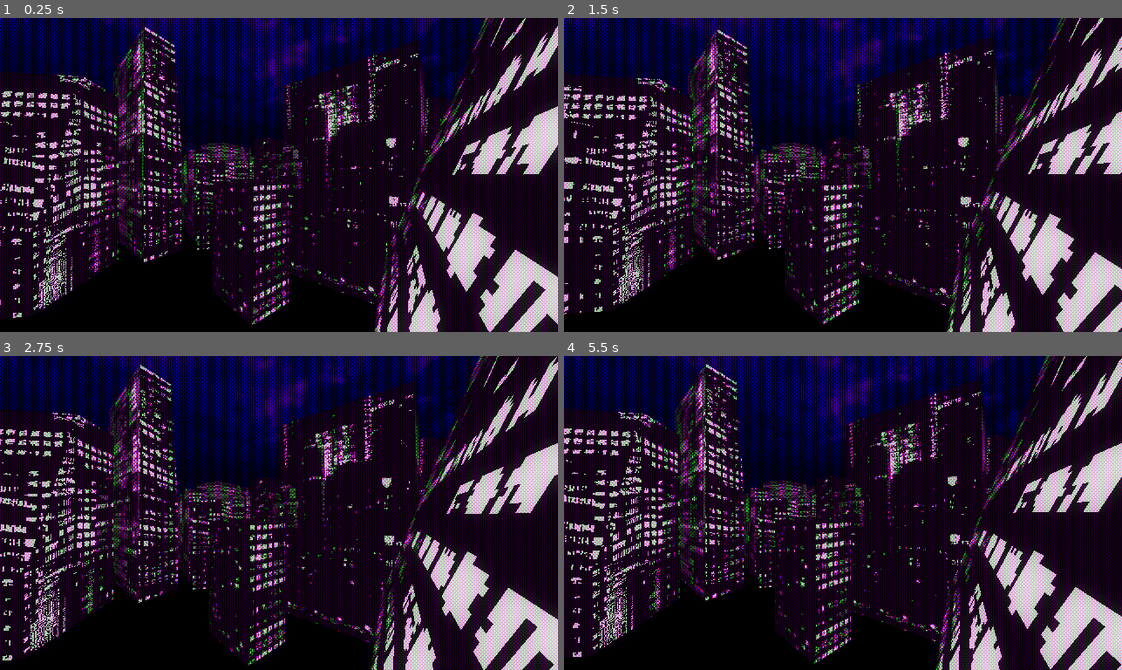
Above: before the commit, frames 1-4 (two rows, left to right).
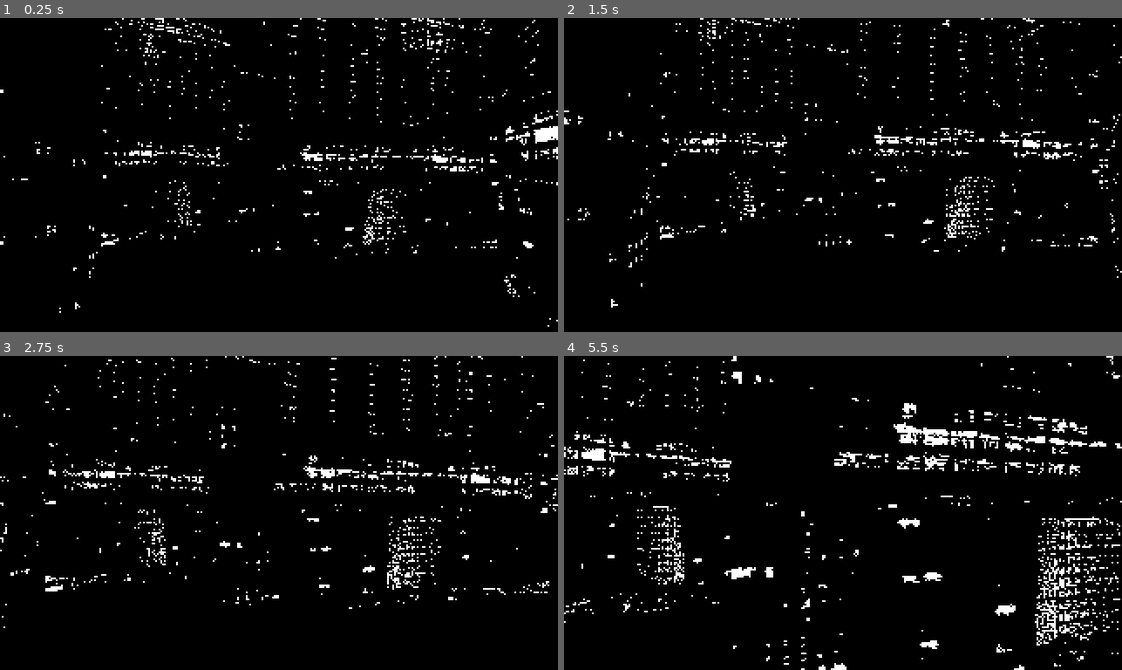
Above: after the commit, the same moments.

Repository: KayEntry17/LapsusSomnii
Game: Godot game, scene res://testing/ssc.tscn
Same seed, same stepped clock (60 frames per second), same inputs: the game is played once before the commit and once after it. The project has no main scene, so this scene is started directly.
Inputs (mouse positions are in pixels of both pictures, inside the frame that each line leads up to):
- Up to frame 1 (0.25 s): no input
- Up to frame 2 (1.5 s): tap Enter (ui_accept) at 0.5, 0.77, 1.07 s; move the mouse to (870, 175) at 0.52 s; hold Up (ui_up) from 0.53 s (still down); tap Alt at 0.6 s; move the mouse to (815, 175) at 1.27 s; tap Shift at 1.35 s
- Up to frame 3 (2.75 s): keep holding Up (ui_up); tap Enter (ui_accept) at 1.52, 1.82 s; move the mouse to (290, 506) at 2.02 s; tap Alt at 2.1 s
- Up to frame 4 (5.5 s): keep holding Up (ui_up); move the mouse to (837, 519) at 2.77 s; tap Shift at 2.85, 4.35 s; tap Enter (ui_accept) at 3.02, 3.32, 3.77, 4.07, 4.52, 4.82 s; move the mouse to (887, 516) at 3.52 s; tap Alt at 3.6, 5.1 s; move the mouse to (798, 509) at 4.27 s; move the mouse to (848, 513) at 5.02 s

The runs differ from the first frame. In frame 1, 53% of the frame differs, in the area x 0-100%, y 0-100%; in frame 2, 53%; in frame 3, 54%; in frame 4, 54%.

Commit message:
more modular shaders
rewrote shaders to support resolution adjustments and added auto resizing based on the viewport aspect

Diff:
--- a/project.godot
+++ b/project.godot
@@ -20,7 +20,7 @@
 window/size/viewport_height=360
 window/size/mode=3
 window/stretch/mode="canvas_items"
-window/stretch/scale_mode="integer"
+window/stretch/aspect="ignore"
 
 [editor_plugins]
 
--- a/testing/character_body_3d.gd
+++ b/testing/character_body_3d.gd
@@ -19,18 +19,21 @@
 var jump_vel: Vector3 # Jumping velocity
 
 @export var camera: Camera3D
-
+var cameraposbase
 func _ready() -> void:
 	capture_mouse()
+	cameraposbase=camera.global_position-global_position
 
 func _unhandled_input(event: InputEvent) -> void:
 	if event is InputEventMouseMotion:
 		look_dir = event.relative * 0.001
 		if mouse_captured: _rotate_camera()
 func _physics_process(delta: float) -> void:
+
 	if Input.is_action_just_pressed("ui_accept"): jumping = true
 	velocity = _walk(delta) + _gravity(delta) + _jump(delta)
 	move_and_slide()
+	camera.global_position=cameraposbase+global_position
 
 func capture_mouse() -> void:
 	Input.set_mouse_mode(Input.MOUSE_MODE_CAPTURED)
--- a/testing/lpmat/Material.001.tres
+++ b/testing/lpmat/Material.001.tres
@@ -7,4 +7,4 @@
 cull_mode = 2
 shading_mode = 0
 albedo_texture = ExtResource("1_ys4ly")
-texture_filter = 2
+texture_filter = 0
--- a/testing/noised.gdshader
+++ b/testing/noised.gdshader
@@ -6,7 +6,7 @@
 uniform vec4 col2:source_color;
 uniform float brightness=0.;
 uniform float dithersp=0.;
-
+uniform vec2 resolution=vec2(640,360);
 void vertex() {
 	// Called for every vertex the material is visible on.
 }
@@ -19,7 +19,7 @@
 	//scp=vec2(1./scp.r,1./scp.g);
 	vec2 scuv=UV;
 	//vec2 scuv=vec2((SCREEN_UV.x/UV.x)*fract(UV.x),(SCREEN_UV.y/UV.y)*fract(UV.y));
-	vec2 res=vec2(640,360);
+	vec2 res=resolution;
 	vec2 trscuv=floor(SCREEN_UV*res)/res;
 	scuv=scuv*screennorm;
 	scuv=mod(scuv,vec2(1));
--- a/testing/ssc.tscn
+++ b/testing/ssc.tscn
@@ -1,9 +1,11 @@
-[gd_scene load_steps=15 format=3 uid="uid://bgemhpycsyrjm"]
+[gd_scene load_steps=26 format=3 uid="uid://bgemhpycsyrjm"]
 
 [ext_resource type="Texture2D" uid="uid://drrndy5qmavoc" path="res://testing/sky.png" id="1_fdd00"]
 [ext_resource type="PackedScene" uid="uid://bjr32q6qdtf2w" path="res://testing/slopccityexp.tscn" id="2_8ke5f"]
 [ext_resource type="Shader" uid="uid://ca6elh61itoqd" path="res://testing/crtt.gdshader" id="3_8ke5f"]
 [ext_resource type="Script" uid="uid://b256012yurlsn" path="res://testing/character_body_3d.gd" id="4_er7rn"]
+[ext_resource type="Shader" uid="uid://t71mxue8ftqq" path="res://testing/noised.gdshader" id="5_xivhn"]
+[ext_resource type="Script" uid="uid://dkqoklohbhby5" path="res://testing/texture_rect_3.gd" id="6_yo01q"]
 
 [sub_resource type="PanoramaSkyMaterial" id="PanoramaSkyMaterial_er7rn"]
 panorama = ExtResource("1_fdd00")
@@ -27,6 +29,9 @@
 shading_mode = 0
 albedo_color = Color(0.033514947, 0.0031356432, 0.040036183, 1)
 
+[sub_resource type="ConcavePolygonShape3D" id="ConcavePolygonShape3D_er7rn"]
+data = PackedVector3Array(1000, 0, 1000, -1000, 0, 1000, 1000, 0, -1000, -1000, 0, 1000, -1000, 0, -1000, 1000, 0, -1000)
+
 [sub_resource type="ViewportTexture" id="ViewportTexture_er7rn"]
 viewport_path = NodePath("CharacterBody3D/SubViewport")
 
@@ -36,7 +41,7 @@
 shader_parameter/tex = SubResource("ViewportTexture_er7rn")
 shader_parameter/mask_type = 5
 shader_parameter/curve = 0.0
-shader_parameter/color_offset = 0.004000023939999986
+shader_parameter/color_offset = 0.00400002393999998
 shader_parameter/mask_brightness = 0.9230000438425
 shader_parameter/aspect = 0.75
 
@@ -45,11 +50,45 @@
 
 [sub_resource type="CapsuleShape3D" id="CapsuleShape3D_gqg8v"]
 
-[sub_resource type="StandardMaterial3D" id="StandardMaterial3D_xivhn"]
-transparency = 2
-alpha_scissor_threshold = 0.5
-alpha_antialiasing_mode = 0
-albedo_color = Color(1, 1, 1, 0)
+[sub_resource type="Gradient" id="Gradient_udk60"]
+
+[sub_resource type="GradientTexture1D" id="GradientTexture1D_xivhn"]
+gradient = SubResource("Gradient_udk60")
+
+[sub_resource type="FastNoiseLite" id="FastNoiseLite_sxpvu"]
+frequency = 0.5732
+
+[sub_resource type="NoiseTexture2D" id="NoiseTexture2D_jqt6t"]
+width = 1280
+height = 720
+noise = SubResource("FastNoiseLite_sxpvu")
+
+[sub_resource type="FastNoiseLite" id="FastNoiseLite_5jcon"]
+noise_type = 0
+frequency = 0.5988
+
+[sub_resource type="NoiseTexture2D" id="NoiseTexture2D_8trct"]
+width = 1280
+height = 720
+noise = SubResource("FastNoiseLite_5jcon")
+
+[sub_resource type="ShaderMaterial" id="ShaderMaterial_m0114"]
+resource_local_to_scene = true
+shader = ExtResource("5_xivhn")
+shader_parameter/screen_texturedither = SubResource("NoiseTexture2D_jqt6t")
+shader_parameter/screen_texturedither2 = SubResource("NoiseTexture2D_8trct")
+shader_parameter/col1 = Color(1, 1, 1, 1)
+shader_parameter/col2 = Color(0, 0, 0, 1)
+shader_parameter/brightness = -2.9
+shader_parameter/dithersp = 3.9
+shader_parameter/resolution = Vector2(1280, 720)
+
+[sub_resource type="Gradient" id="Gradient_hcjjm"]
+
+[sub_resource type="GradientTexture2D" id="GradientTexture2D_uv74t"]
+gradient = SubResource("Gradient_hcjjm")
+width = 640
+height = 360
 
 [node name="Node3D" type="Node3D"]
 
@@ -62,7 +101,7 @@
 shadow_enabled = true
 
 [node name="bg" type="Node3D" parent="."]
-transform = Transform3D(1, 0, 0, 0, 1, 0, 0, 0, 1, -134.49097, 0, -63.443657)
+transform = Transform3D(10, 0, 0, 0, 10, 0, 0, 0, 10, 0, 0, 0)
 
 [node name="slopccityexp" parent="bg" instance=ExtResource("2_8ke5f")]
 
@@ -166,7 +205,14 @@
 mesh = SubResource("PlaneMesh_yo01q")
 surface_material_override/0 = SubResource("StandardMaterial3D_sxpvu")
 
+[node name="StaticBody3D" type="StaticBody3D" parent="."]
+transform = Transform3D(1, 0, 0, 0, 1, 0, 0, 0, 1, 0, 56.754856, 0)
+
+[node name="CollisionShape3D" type="CollisionShape3D" parent="StaticBody3D"]
+shape = SubResource("ConcavePolygonShape3D_er7rn")
+
 [node name="TextureRect" type="TextureRect" parent="."]
+visible = false
 texture_filter = 1
 material = SubResource("ShaderMaterial_gqg8v")
 anchors_preset = 15
@@ -177,23 +223,41 @@
 texture = SubResource("ViewportTexture_xivhn")
 
 [node name="CharacterBody3D" type="CharacterBody3D" parent="." node_paths=PackedStringArray("camera")]
-transform = Transform3D(1, 0, 0, 0, 0.99999994, 0, 0, 0, 0.9999999, -215.44264, 11.450874, -383.4315)
+transform = Transform3D(1, 0, 0, 0, 0.99999994, 0, 0, 0, 0.9999999, -215.44264, 68.205734, -383.4315)
 script = ExtResource("4_er7rn")
-speed = 4.0
+speed = 20.0
 jump_height = 0.5
-camera = NodePath("SubViewport/Camera3D")
+camera = NodePath("Camera3D")
+
+[node name="Camera3D" type="Camera3D" parent="CharacterBody3D"]
+transform = Transform3D(1, 0, 0, 0, 1.0000001, 0, 0, 0, 1.0000001, 0, 0.57542896, 0)
 
 [node name="SubViewport" type="SubViewport" parent="CharacterBody3D"]
 size = Vector2i(640, 360)
 
-[node name="Camera3D" type="Camera3D" parent="CharacterBody3D/SubViewport"]
-transform = Transform3D(0.9238795, 0, 0.38268346, 0, 1, 0, -0.38268346, 0, 0.9238795, -215.44264, 12.026302, -397.39294)
-
 [node name="CollisionShape3D" type="CollisionShape3D" parent="CharacterBody3D"]
 shape = SubResource("CapsuleShape3D_gqg8v")
 
-[node name="CSGBox3D" type="CSGBox3D" parent="."]
-transform = Transform3D(1, 0, 0, 0, 0.99999994, 0, 0, 0, 0.9999999, -215.44264, 8.221445, -383.4315)
-use_collision = true
-size = Vector3(100, 0.5, 100)
-material = SubResource("StandardMaterial3D_xivhn")
+[node name="TextureRect4" type="TextureRect" parent="CharacterBody3D"]
+visible = false
+anchors_preset = 15
+anchor_right = 1.0
+anchor_bottom = 1.0
+grow_horizontal = 2
+grow_vertical = 2
+rotation = 0.0009521246
+texture = SubResource("GradientTexture1D_xivhn")
+
+[node name="TextureRect3" type="TextureRect" parent="."]
+z_index = 1
+texture_filter = 1
+material = SubResource("ShaderMaterial_m0114")
+anchors_preset = 15
+anchor_right = 1.0
+anchor_bottom = 1.0
+grow_horizontal = 2
+grow_vertical = 2
+texture = SubResource("GradientTexture2D_uv74t")
+expand_mode = 1
+stretch_mode = 1
+script = ExtResource("6_yo01q")
--- a/testing/style.tscn
+++ b/testing/style.tscn
@@ -32,9 +32,9 @@
 gradient = SubResource("Gradient_udk60")
 
 [sub_resource type="FastNoiseLite" id="FastNoiseLite_udk60"]
-frequency = 0.2941
-
-[sub_resource type="NoiseTexture2D" id="NoiseTexture2D_jqt6t"]
+frequency = 0.8003
+
+[sub_resource type="NoiseTexture2D" id="NoiseTexture2D_udk60"]
 width = 640
 height = 360
 noise = SubResource("FastNoiseLite_udk60")
@@ -42,27 +42,29 @@
 
 [sub_resource type="FastNoiseLite" id="FastNoiseLite_rofhy"]
 noise_type = 2
-frequency = 0.3028
-
-[sub_resource type="NoiseTexture2D" id="NoiseTexture2D_8trct"]
+frequency = 0.4995
+
+[sub_resource type="NoiseTexture2D" id="NoiseTexture2D_jqt6t"]
 width = 640
 height = 360
 noise = SubResource("FastNoiseLite_rofhy")
 seamless = true
 
 [sub_resource type="ShaderMaterial" id="ShaderMaterial_nqey7"]
+resource_local_to_scene = true
 shader = ExtResource("5_hcjjm")
-shader_parameter/screen_texturedither = SubResource("NoiseTexture2D_jqt6t")
-shader_parameter/screen_texturedither2 = SubResource("NoiseTexture2D_8trct")
+shader_parameter/screen_texturedither = SubResource("NoiseTexture2D_udk60")
+shader_parameter/screen_texturedither2 = SubResource("NoiseTexture2D_jqt6t")
 shader_parameter/col1 = Color(1, 1, 1, 1)
 shader_parameter/col2 = Color(0, 0, 0, 1)
 shader_parameter/brightness = -2.9
 shader_parameter/dithersp = 3.9
-
-[sub_resource type="Gradient" id="Gradient_hcjjm"]
+shader_parameter/resolution = Vector2(640, 360)
+
+[sub_resource type="Gradient" id="Gradient_rofhy"]
 
 [sub_resource type="GradientTexture2D" id="GradientTexture2D_udk60"]
-gradient = SubResource("Gradient_hcjjm")
+gradient = SubResource("Gradient_rofhy")
 width = 640
 height = 360
 
@@ -138,7 +140,7 @@
 shadow_enabled = true
 
 [node name="MeshInstance3D" parent="." instance=ExtResource("1_e2sit")]
-transform = Transform3D(-0.65775853, -0.7257229, -0.20169061, 0.15564708, -0.39294463, 0.90629375, -0.7369715, 0.5647298, 0.37141967, 2.0189826, 1.67188, -4.008275)
+transform = Transform3D(0.06692911, 0.91956145, 0.38720316, 0.15564708, -0.3929446, 0.90629375, 0.98554236, -0.00039041022, -0.16942666, 2.0189826, 1.67188, -4.008275)
 surface_material_override/0 = SubResource("ShaderMaterial_31i2h")
 
 [node name="TextureRect" type="TextureRect" parent="."]
@@ -192,6 +194,7 @@
 
 [node name="scrapstexp" parent="." instance=ExtResource("4_7cyv6")]
 transform = Transform3D(5, 0, 0, 0, 5, 0, 0, 0, 5, 0.6428199, -1.4509232, 0.8041675)
+visible = false
 
 [node name="scrapstexp2" parent="." instance=ExtResource("4_7cyv6")]
 transform = Transform3D(1, 0, 0, 0, 0.94973737, 0.31304777, 0, -0.31304777, 0.94973737, 0.6428199, 0.8115146, 2.8219926)
@@ -236,19 +239,19 @@
 surface_material_override/0 = SubResource("ShaderMaterial_t81v6")
 
 [node name="MeshInstance3D2" parent="." instance=ExtResource("1_e2sit")]
-transform = Transform3D(0.88268244, 0.4671969, 0.050971813, 0.15564714, -0.3929447, 0.9062939, 0.44344658, -0.7920363, -0.41956344, 1.5557361, 0.91279435, 6.2742605)
+transform = Transform3D(-0.42601186, -0.85447025, -0.29731196, 0.15564714, -0.3929447, 0.9062939, -0.89122784, 0.33981633, 0.3003951, 1.5557361, 0.91279435, 6.2742605)
 surface_material_override/0 = SubResource("ShaderMaterial_hcjjm")
 
 [node name="MeshInstance3D3" parent="." instance=ExtResource("1_e2sit")]
-transform = Transform3D(0.74121433, -0.5600196, -0.37010598, 0.15564701, -0.3929445, 0.9062938, -0.65297335, -0.729364, -0.20409094, -0.29962254, 0.1777845, -3.87949)
+transform = Transform3D(-0.98580873, -0.0033880756, 0.16783415, 0.15564701, -0.3929445, 0.9062938, 0.06287887, 0.9195555, 0.38789594, -0.29962254, 0.1777845, -3.87949)
 surface_material_override/0 = SubResource("ShaderMaterial_udk60")
 
 [node name="MeshInstance3D4" parent="." instance=ExtResource("1_e2sit")]
-transform = Transform3D(-0.58580106, 0.6353489, 0.5031585, -0.7674188, -0.6344652, -0.09231341, 0.2605853, -0.4402108, 0.85924935, -0.9871819, 3.1701505, 5.750202)
+transform = Transform3D(0.6225073, -0.77181035, 0.12958832, -0.7674188, -0.6344652, -0.092313334, 0.15346766, -0.04198283, -0.9872612, -0.9871819, 3.1701505, 5.750202)
 surface_material_override/0 = SubResource("ShaderMaterial_jqt6t")
 
 [node name="MeshInstance3D5" parent="." instance=ExtResource("1_e2sit")]
-transform = Transform3D(-10.099001, 0.15922855, 1.8034421, 1.5969391, -4.031613, 9.298574, 0.8529602, 9.433364, 3.9435663, -16.344467, 0, -6.737998)
+transform = Transform3D(8.503772, 5.6543036, 0.9911144, 1.5969391, -4.031613, 9.298574, 5.513912, -7.5526533, -4.2215886, -16.344467, 0, -6.737998)
 surface_material_override/0 = SubResource("ShaderMaterial_rofhy")
 
 [node name="beam" type="Node3D" parent="."]
--- a/testing/texture_rect_3.gd
+++ b/testing/texture_rect_3.gd
@@ -1,3 +1,10 @@
 extends TextureRect
-#func _process(delta: float) -> void:
-	#texture.noise.offset.z+=delta*100
+func _ready() -> void:
+	var viewp=get_viewport().size
+	material.set_shader_parameter("resolution", viewp/2)
+	material.get_shader_parameter("screen_texturedither").width=viewp.x/2
+	material.get_shader_parameter("screen_texturedither").height=viewp.y/2
+	material.get_shader_parameter("screen_texturedither2").width=viewp.x/2
+	material.get_shader_parameter("screen_texturedither2").height=viewp.y/2
+func _process(delta: float) -> void:
+	_ready()
